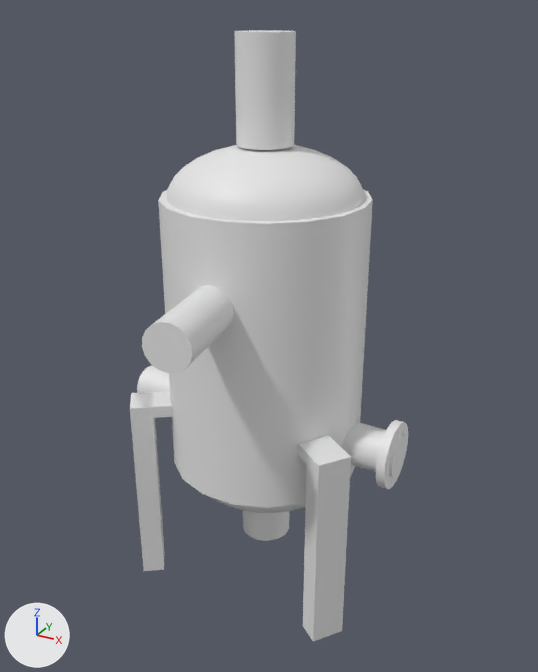
An edit to the FBX model Assets/Art/Materials/循环罐.fbx, drawn before and after from the same camera.
Camera for both pictures: a 50 mm lens placed at (0.044, -0.0791, 0.0897), pointed at (0.0015, -0.0019, 0.0511). Arrows for +X, +Y and +Z are at lower left; the lights stay in place. Where no turn or scale is listed for an object, it has been applied to the vertices.

The older version as bpy lines, for what is in view:
```python
ob_box003 = bpy.data.objects.new('Box003', me_mesh_002)
ob_box003.location = (0.0081, -0.0053, 0.0403)
ob_box004 = bpy.data.objects.new('Box004', me_mesh_003)
ob_box004.location = (0.0138, -0.0094, 0.0139)
ob_box006 = bpy.data.objects.new('Box006', me_mesh_005)
ob_box006.location = (-0.0138, -0.0097, 0.0142)
ob_cylinder001 = bpy.data.objects.new('Cylinder001', me_mesh_022)
ob_cylinder001.location = (0.0, 0.0, 0.0321)
ob_cylinder002 = bpy.data.objects.new('Cylinder002', me_mesh_020)
ob_cylinder002.location = (0.0, 0.0, 0.0748)
ob_cylinder003 = bpy.data.objects.new('Cylinder003', me_mesh_019)
ob_cylinder003.location = (-0.0203, 0.0001, 0.0378)
ob_cylinder014 = bpy.data.objects.new('Cylinder014', me_mesh_018)
ob_cylinder014.location = (0.0022, -0.0244, 0.0585)
ob_cylinder015 = bpy.data.objects.new('Cylinder015', me_mesh_016)
ob_cylinder015.location = (0.0, 0.0, 0.0192)
ob_sphere001 = bpy.data.objects.new('Sphere001', me_mesh_021)
ob_sphere001.location = (0.0, 0.0, 0.0628)
# also in view: 'Cylinder004' at (0.0185, 0.0, 0.0373)
```
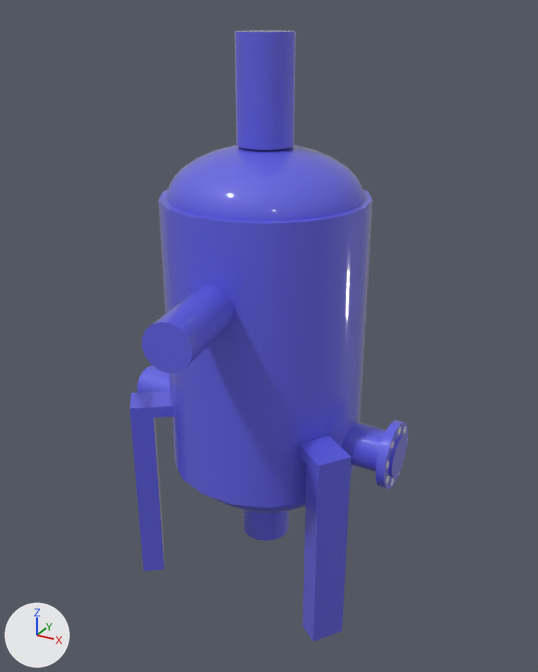
Boxes (x1, y1, x2, y2) around the edits, measured in the pictures (538 x 672 px):
'Cylinder001', recoloured (white to blue): (158, 189, 373, 508) in both
'Sphere001', recoloured (white to blue): (166, 145, 365, 221) in both
'Box004', recoloured (white to blue): (303, 445, 351, 642) in both
'Cylinder002', recoloured (white to blue): (234, 30, 296, 150) in both
'Cylinder014', recoloured (white to blue): (142, 285, 234, 373) in both
'Box006', recoloured (white to blue): (130, 392, 164, 571) in both
'Cylinder003', recoloured (white to blue): (137, 366, 407, 478) in both
'Cylinder015', recoloured (white to blue): (243, 511, 289, 541) in both
'Cylinder004', recoloured (white to blue): (376, 420, 408, 489) in both
'Box005', recoloured (white to blue): (134, 391, 173, 418) in both
'Box003', recoloured (white to blue): (298, 435, 338, 464) in both

The change, as a diff of the scene's bpy script:
```diff
--- a/Assets/Art/Materials/循环罐.fbx.py
+++ b/Assets/Art/Materials/循环罐.fbx.py
@@ mat_01___default @@
+mat_01___default = principled_material('01 - Default')
+mat_01___default.base_color = (0.145, 0.145, 1.0)  # blue #6a6aff
+mat_01___default.roughness = 0.55
+mat_01___default.coat_weight = 1.0
+mat_01___default.coat_roughness = 0.07
+mat_01___default.coat_tint = (0.808, 0.808, 0.808)  # white #e8e8e8
@@ me_mesh_022 @@
 me_mesh_022.from_pydata(...)  # 110 vertices, 216 faces; spans x -0.013..0.013, y -0.0128..0.0128, z 0.0..0.0367
+me_mesh_022.materials.append(mat_01___default)  # blue #6a6aff
@@ me_mesh_020 @@
 me_mesh_020.from_pydata(...)  # 36 vertices, 68 faces; spans x -0.00339..0.00345, y -0.00344..0.00344, z 0.0..0.01252
+me_mesh_020.materials.append(mat_01___default)  # blue #6a6aff
@@ me_mesh_004 @@
 me_mesh_004.from_pydata(...)  # 8 vertices, 6 faces; spans x -0.008..0.00127, y -0.00662..0.00175, z -0.00081..0.00081
+me_mesh_004.materials.append(mat_01___default)  # blue #6a6aff
@@ me_mesh_019 @@
 me_mesh_019.from_pydata(...)  # 36 vertices, 68 faces; spans x 0.0..0.0398, y -0.0028..0.0028, z -0.0034..0.0028
+me_mesh_019.materials.append(mat_01___default)  # blue #6a6aff
@@ me_mesh_003 @@
 me_mesh_003.from_pydata(...)  # 8 vertices, 6 faces; spans x -0.0025..0.0025, y -0.0026..0.0026, z 0.0..0.0272
+me_mesh_003.materials.append(mat_01___default)  # blue #6a6aff
@@ me_mesh_018 @@
 me_mesh_018.from_pydata(...)  # 36 vertices, 68 faces; spans x -0.00524..0.00274, y -0.0005..0.01419, z -0.00301..0.00275
+me_mesh_018.materials.append(mat_01___default)  # blue #6a6aff
@@ me_mesh_002 @@
 me_mesh_002.from_pydata(...)  # 8 vertices, 6 faces; spans x -0.00127..0.00799, y -0.00665..0.00174, z -0.00081..0.00081
+me_mesh_002.materials.append(mat_01___default)  # blue #6a6aff
@@ me_mesh_021 @@
 me_mesh_021.from_pydata(...)  # 482 vertices, 960 faces; spans x -0.0121..0.0122, y -0.012..0.012, z -0.0007..0.012
+me_mesh_021.materials.append(mat_01___default)  # blue #6a6aff
@@ me_mesh_016 @@
 me_mesh_016.from_pydata(...)  # 36 vertices, 68 faces; spans x -0.00339..0.00345, y -0.00344..0.00344, z 0.0..0.01252
+me_mesh_016.materials.append(mat_01___default)  # blue #6a6aff
@@ me_mesh_005 @@
 me_mesh_005.from_pydata(...)  # 8 vertices, 6 faces; spans x -0.0025..0.0025, y -0.0026..0.0026, z 0.0..0.0272
+me_mesh_005.materials.append(mat_01___default)  # blue #6a6aff
@@ me_mesh_006 @@
 me_mesh_006.from_pydata(...)  # 432 vertices, 473 faces; spans x 0.0..0.00114, y -0.00437..0.00437, z -0.00437..0.00436
+me_mesh_006.materials.append(mat_01___default)  # blue #6a6aff
```
